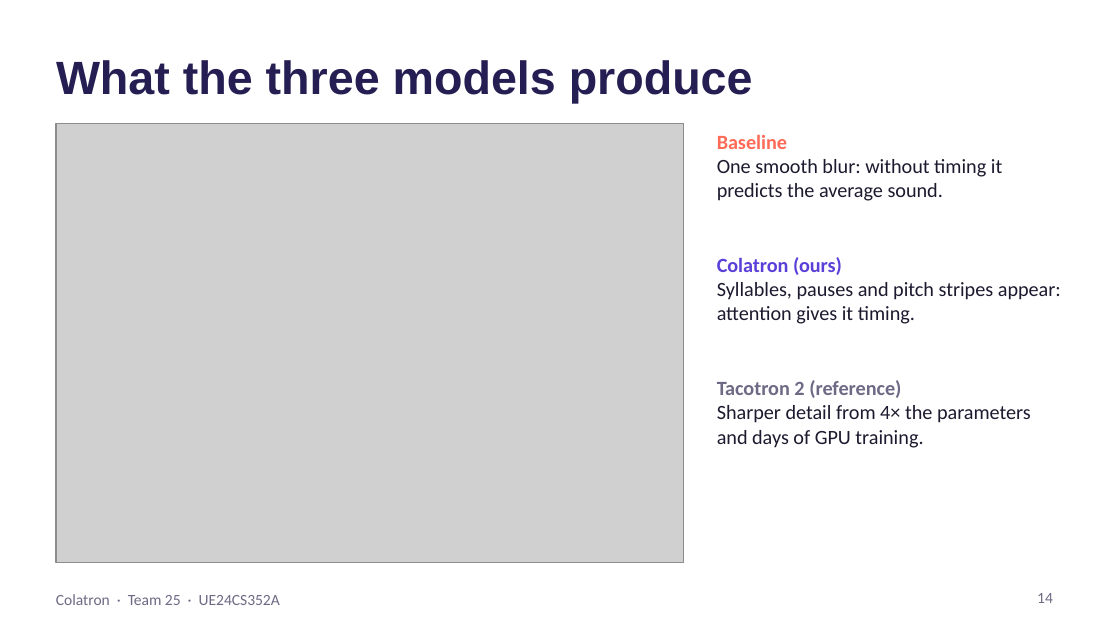
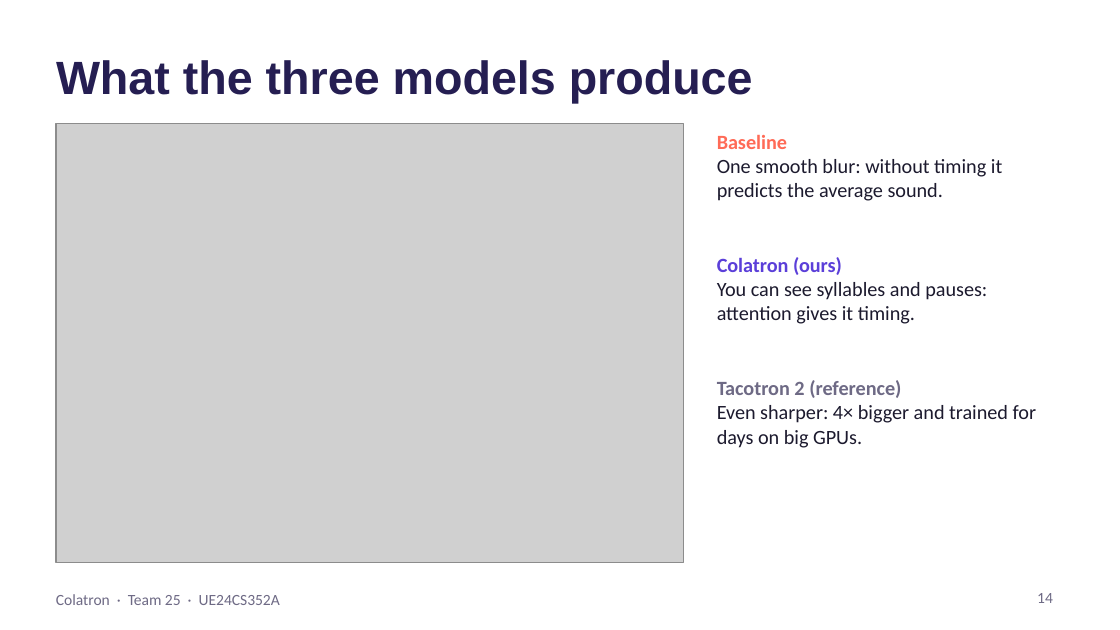
Before and after one commit to Mann0801/colatron-tts, a slide deck: slide 14 of report/Colatron_Slides.pptx. Drawn at 1120x630 pixels with LibreOffice and Linux fonts; fonts in the diff are those of the drawing; grey boxes stand for pictures. Boxes give left, top, right and bottom in pixels: in the first picture for what was removed or moved away, otherwise in the second. Text is boxed around its words. In the diff, an @@ line names an element or a change of style, - is before the commit and + after.

```diff
--- a/report/Colatron_Slides.pptx
+++ b/report/Colatron_Slides.pptx
@@ text at (717,282,987,324): text changed @@
-Syllables, pauses and pitch stripes appear: attention gives it timing.
+You can see syllables and pauses: attention gives it timing.
@@ text at (717,405,1036,448): text changed @@
-Sharper detail from 4× the parameters and days of GPU training.
+Even sharper: 4× bigger and trained for days on big GPUs.
```
Also in this commit, not shown: 13 other slides changed.
